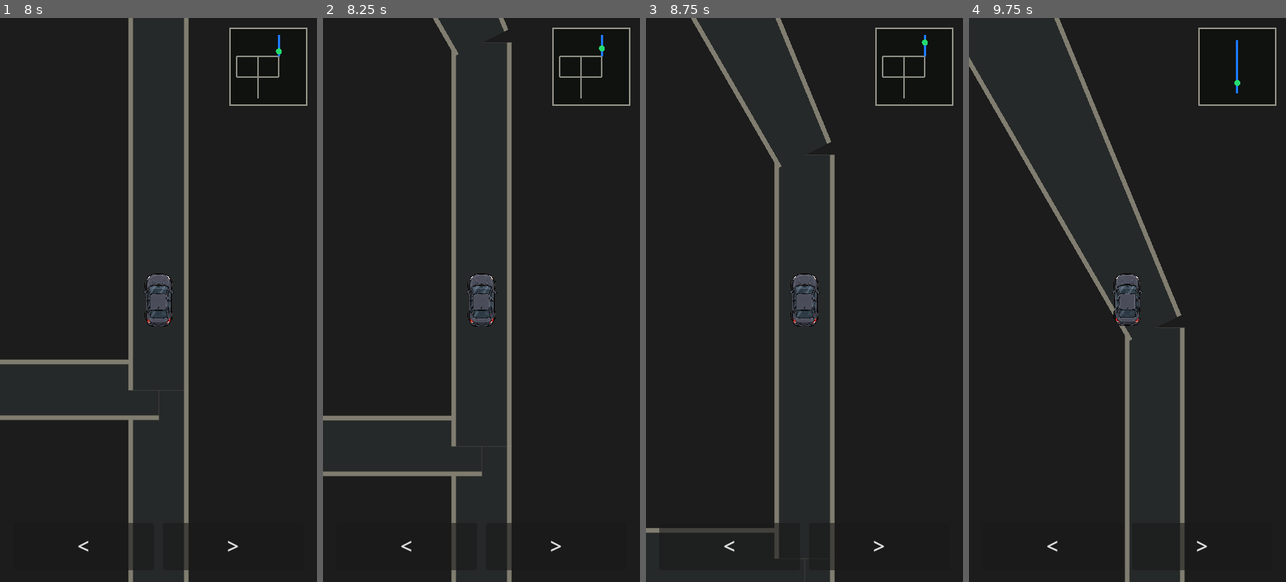
Above: before the commit, frames 1-4 (left to right).
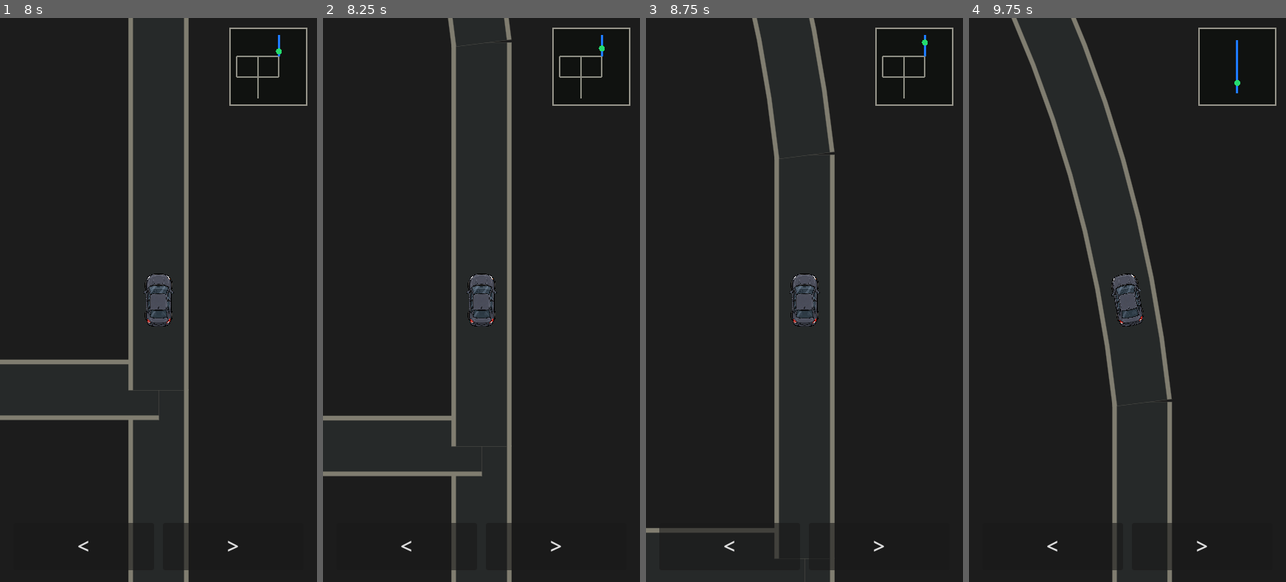
Above: after the commit, the same moments.

Repository: patrickcallahancomedy/comedian
Game: Godot game, scene res://scenes/drive/drive_module.tscn
The game is run twice, just before and just after one commit, with the same random seed, the same clock (stepped at 60 frames per second) and the same inputs.
Inputs (mouse positions are in pixels of both pictures, inside the frame that each line leads up to):
- Up to frame 1 (8 s): click "START" at 0.5 s; click "<" at 1.25 s; tap Enter (ui_accept) at 2, 2.27, 5, 5.75, 6.02 s; move the mouse to (228, 271) at 2.02 s; hold Right 2.03-2.75 s; tap Space at 2.1, 4.35, 5.85, 7.35 s; click (228, 271) at 2.17 s; click ">" at 2.75 s; drag from (95, 328) to (142, 412) at 3.52 s; move the mouse to (190, 175) at 4.27 s; hold Right 4.28-5 s; drag from (142, 412) to (63, 215) at 5.02 s; move the mouse to (253, 384) at 5.77 s; hold Left 5.78-6.5 s; drag from (63, 215) to (110, 159) at 6.52 s; move the mouse to (174, 300) at 7.27 s; hold Left from 7.28 s (still down); click (174, 300) at 7.42 s
- Up to frame 2 (8.25 s): release Left at 8 s; drag from (433, 159) to (418, 328) at 8.02 s
- Up to frame 3 (8.75 s): no input
- Up to frame 4 (9.75 s): move the mouse to (1197, 271) at 8.77 s; hold W 8.78-9.5 s; tap Space at 8.85 s; tap Enter (ui_accept) at 9.02 s; drag from (1064, 328) to (1111, 412) at 9.52 s

Frame 1 is identical in both runs. In frame 2, 0.2% of the frame differs, in the area x 34-60%, y 0-7%; in frame 3, 1.5%; in frame 4, 6.3%, in the area x 0-69%, y 0-100%.

Commit message:
DRIVE v0.14 replace first transition with one connector road only

Diff:
--- a/godot/scripts/drive/connected_drive.gd
+++ b/godot/scripts/drive/connected_drive.gd
@@ -289,34 +289,24 @@
 	if not started:
 		return
 
-	var length := NETWORK.CONNECTOR_OUT_START.distance_to(
-		NETWORK.CONNECTOR_OUT_END
-	)
 	connector_progress = minf(
-		length,
+		NETWORK.CONNECTOR_OUT_LENGTH,
 		connector_progress + NETWORK.CONNECTOR_SPEED * delta
 	)
-	var t := connector_progress / length
+	var t := connector_progress / NETWORK.CONNECTOR_OUT_LENGTH
 	var eased := smoothstep(0.0, 1.0, t)
 
-	# Geometry stays centered on the highway; the car settles naturally into
-	# lane 1 during the same physical connector.
-	var road_position := NETWORK.CONNECTOR_OUT_START.lerp(
-		NETWORK.CONNECTOR_OUT_END,
-		eased
-	)
-	var lane_one_x := NETWORK.highway_lane_center(1, 4)
-	player_world_position = Vector2(
-		lerpf(road_position.x, lane_one_x, eased),
-		road_position.y
-	)
+	# Micro-pass: the car simply follows one physical connector road.
+	player_world_position = NETWORK.connector_out_curve(t)
+
+	# Keep the existing zoom behavior untouched for this pass.
 	camera_zoom = lerpf(
 		NETWORK.NEIGHBORHOOD_ZOOM,
 		NETWORK.HIGHWAY_ZOOM,
 		eased
 	)
 
-	if connector_progress >= length:
+	if connector_progress >= NETWORK.CONNECTOR_OUT_LENGTH:
 		_enter_highway()
 
 
@@ -551,6 +541,10 @@
 	match current_road_kind:
 		"neighborhood", "city":
 			direction = street_heading
+		"connector_out":
+			direction = NETWORK.connector_out_tangent(
+				connector_progress / NETWORK.CONNECTOR_OUT_LENGTH
+			)
 		"exit_connector":
 			direction = NETWORK.exit_curve_tangent(
 				exit_progress / 1450.0
@@ -598,46 +592,17 @@
 
 
 func _draw_connector_out() -> void:
-	_draw_tapered_road(
-		NETWORK.CONNECTOR_OUT_START,
-		NETWORK.CONNECTOR_OUT_END,
-		NETWORK.STREET_WIDTH,
-		NETWORK.HIGHWAY_LANE_WIDTH * 4.0
-	)
-
-	# The four highway lanes grow out of this exact connector. Separator lines
-	# follow the connector's own angle instead of appearing as a separate road.
-	var connector_direction := (
-		NETWORK.CONNECTOR_OUT_END
-		- NETWORK.CONNECTOR_OUT_START
-	).normalized()
-	var connector_side := Vector2(
-		-connector_direction.y,
-		connector_direction.x
-	)
-
-	for lane in range(1, 4):
-		var end_offset := (
-			-NETWORK.HIGHWAY_LANE_WIDTH * 2.0
-			+ NETWORK.HIGHWAY_LANE_WIDTH * lane
-		)
-		var a := (
-			NETWORK.CONNECTOR_OUT_START.lerp(
-				NETWORK.CONNECTOR_OUT_END,
-				0.48
-			)
-			+ connector_side * end_offset * 0.18
-		)
-		var b := (
-			NETWORK.CONNECTOR_OUT_END
-			+ connector_side * end_offset
-		)
-		_draw_world_dashed_line(
-			a,
-			b,
-			3.0,
-			Color(0.82, 0.80, 0.70)
-		)
+	# Micro-pass: one plain road between the existing neighborhood and highway.
+	# No widening, lane-emergence polish, or additional transition behavior yet.
+	var points := PackedVector2Array()
+	for index in range(17):
+		var t := float(index) / 16.0
+		points.append(_world_to_screen(NETWORK.connector_out_curve(t)))
+
+	_draw_screen_polyline_road(
+		points,
+		NETWORK.STREET_WIDTH * camera_zoom
+	)
 
 
 func _draw_highway() -> void:
